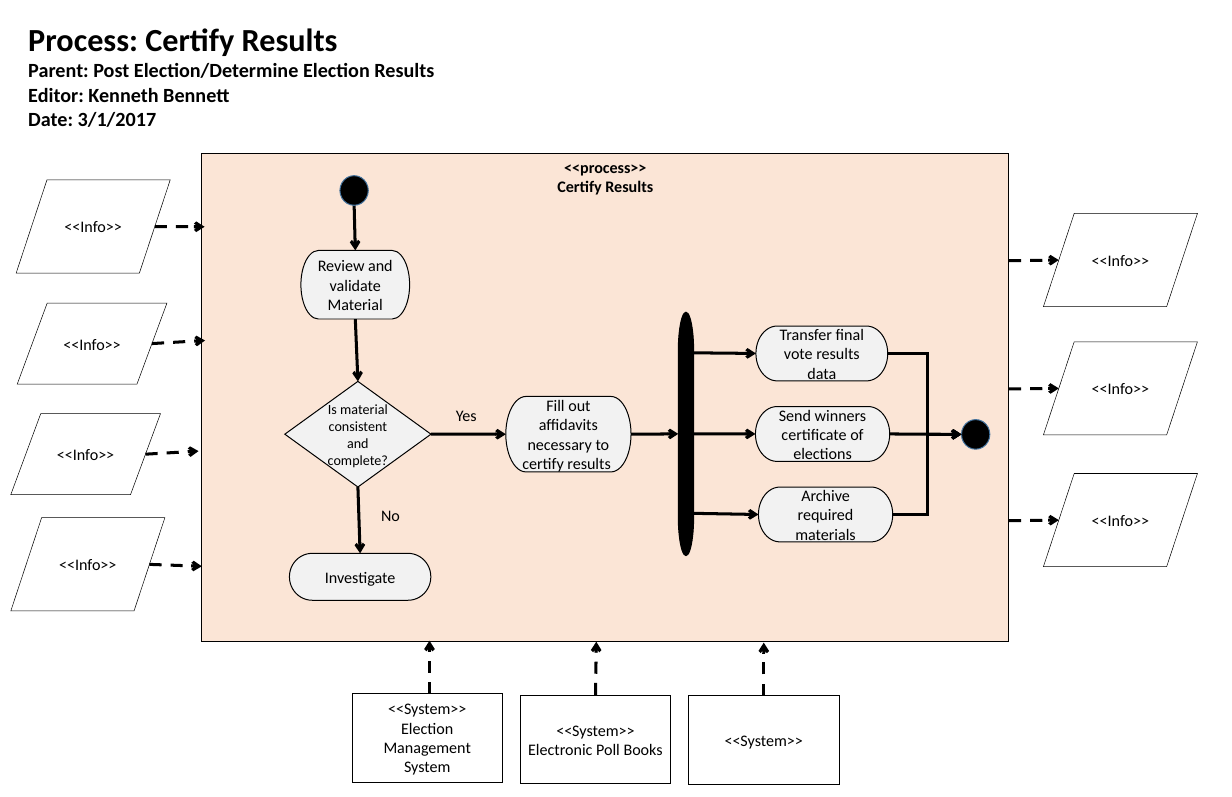
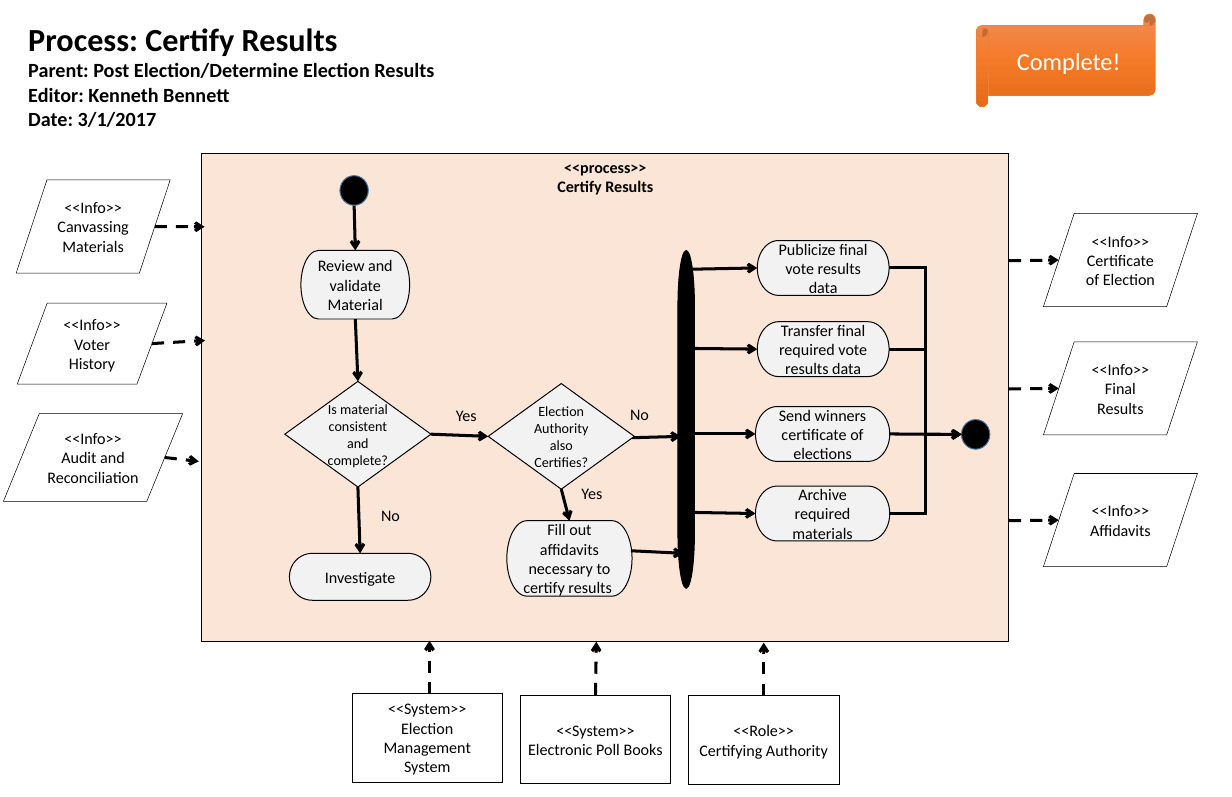
Before and after one commit to usnistgov/ElectionModeling, a slide deck: slide 38 of Election Modeling.pptx. Drawn at 1232x797 pixels with LibreOffice and Linux fonts; fonts in the diff are those of the drawing. Boxes give left, top, right and bottom in pixels: in the first picture for what was removed or moved away, otherwise in the second. Text is boxed around its words. In the diff, an @@ line names an element or a change of style, - is before the commit and + after.

```diff
--- a/Election Modeling.pptx
+++ b/Election Modeling.pptx
@@ horizontal scroll added at [976, 14, 1155, 107], fill gradient #F18C57 to #F67B28 to #E56C19, outline #ED7D31 0.5 pt, 24.2 pt, text #FFFFFF @@
+Complete!
@@ text in flow chart input output at [57, 202, 128, 252]: text changed @@
-<<Info>>
+<<Info>>
+Canvassing Materials
@@ pill shape: place and size @@
-pill shape at [679, 312, 694, 555]
+pill shape at [678, 250, 695, 588]
@@ arrow added from (692, 270) to (757, 268), #000000 3 pt @@
@@ pill shape added at [757, 241, 889, 296], fill #F2F2F2, outline #000000 1 pt, 16 pt, text #000000 @@
+Publicize final vote results data
@@ elbow arrow added from (889, 268) to (962, 435), #000000 3 pt @@
@@ text in flow chart input output at [1086, 255, 1155, 285]: paragraph added @@
+Certificate of Election
@@ pill shape "Transfer final required vote results ...": place and size @@
-pill shape "Transfer final required vote results ..." at [756, 326, 888, 381]
+pill shape "Transfer final required vote results ..." at [757, 322, 889, 377]
@@ text in pill shape at [779, 324, 867, 377]: text changed @@
-Transfer final vote results data
+Transfer final required vote results data
@@ text in flow chart input output at [69, 339, 115, 372]: paragraph added @@
+Voter History
@@ arrow moved from (680, 353) - (756, 354) to (682, 349) - (757, 349) @@
@@ elbow arrow moved from (888, 354) - (962, 435) to (889, 349) - (962, 435) @@
@@ diamond added at [488, 383, 635, 489], fill #F2F2F2, outline #000000 1 pt, 14 pt, text #000000 @@
+Election Authority also Certifies?
@@ text in flow chart input output at [1097, 383, 1143, 414]: paragraph added @@
+Final Results
@@ flow chart input output "<<Info>>": place and size @@
-flow chart input output "<<Info>>" at [11, 414, 161, 495]
+flow chart input output "<<Info>>" at [4, 414, 183, 501]
@@ text added at [630, 409, 649, 420], 16 pt, text #000000 @@
+No
@@ arrow moved from (431, 434) - (506, 434) to (431, 434) - (488, 436) @@
@@ arrow moved from (631, 434) - (678, 434) to (632, 438) - (680, 436) @@
@@ elbow arrow (890, 514) - (962, 435): route changed @@
@@ text in flow chart input output at [47, 451, 138, 483]: paragraph added @@
+Audit and Reconciliation
@@ arrow moved from (146, 454) - (199, 451) to (165, 457) - (199, 462) @@
@@ arrow added from (562, 489) to (570, 521), #000000 3 pt @@
@@ text added at [581, 488, 602, 499], 16 pt, text #000000 @@
+Yes
@@ pill shape "Archive required materials": place and size @@
-pill shape "Archive required materials" at [759, 487, 893, 542]
+pill shape "Archive required materials" at [755, 486, 889, 541]
@@ flow chart input output removed at [11, 518, 165, 612] @@
-<<Info>>
@@ pill shape "Fill out affidavits necessary to ...": place and size @@
-pill shape "Fill out affidavits necessary to ..." at [506, 396, 631, 472]
+pill shape "Fill out affidavits necessary to ..." at [507, 521, 632, 596]
@@ arrow moved from (686, 513) - (759, 515) to (683, 512) - (755, 514) @@
@@ text in flow chart input output at [1090, 525, 1151, 536]: paragraph added @@
+Affidavits
@@ arrow removed from (149, 565) to (201, 567) @@
@@ arrow added from (631, 551) to (683, 554), #000000 3 pt @@
@@ text in rectangle at [699, 725, 828, 759]: text changed @@
-<<System>>
+<<Role>>
+Certifying Authority
```
Also in this commit, not shown: 5 other slides changed.
